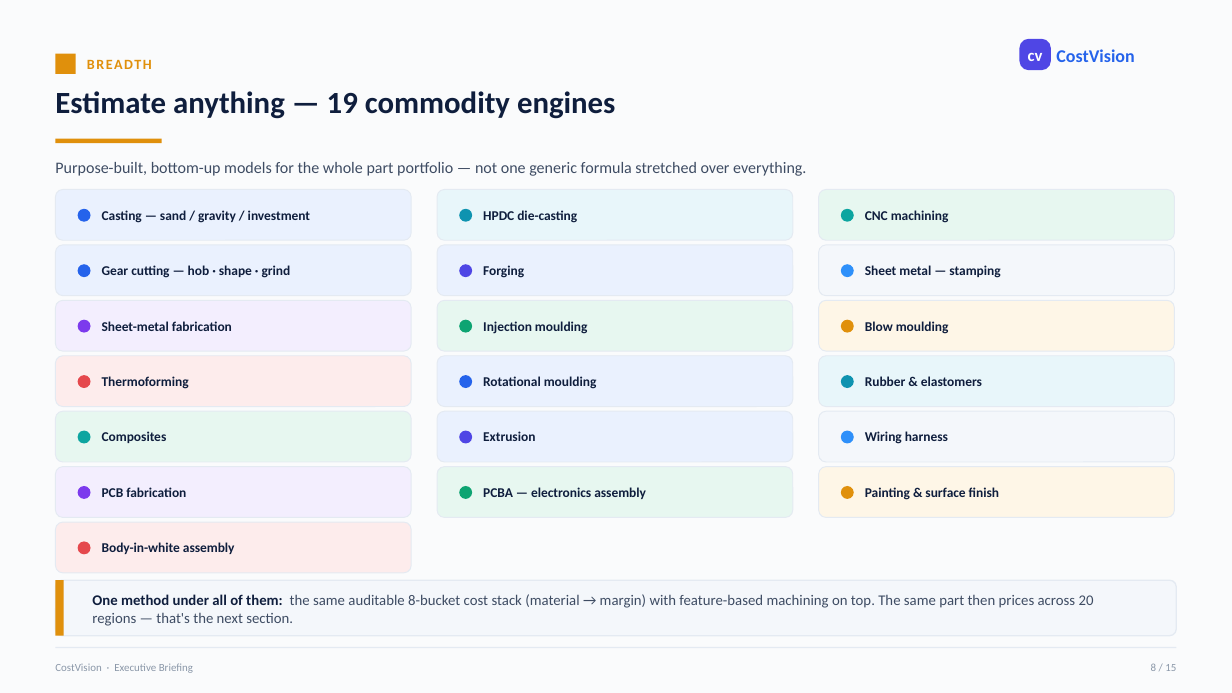
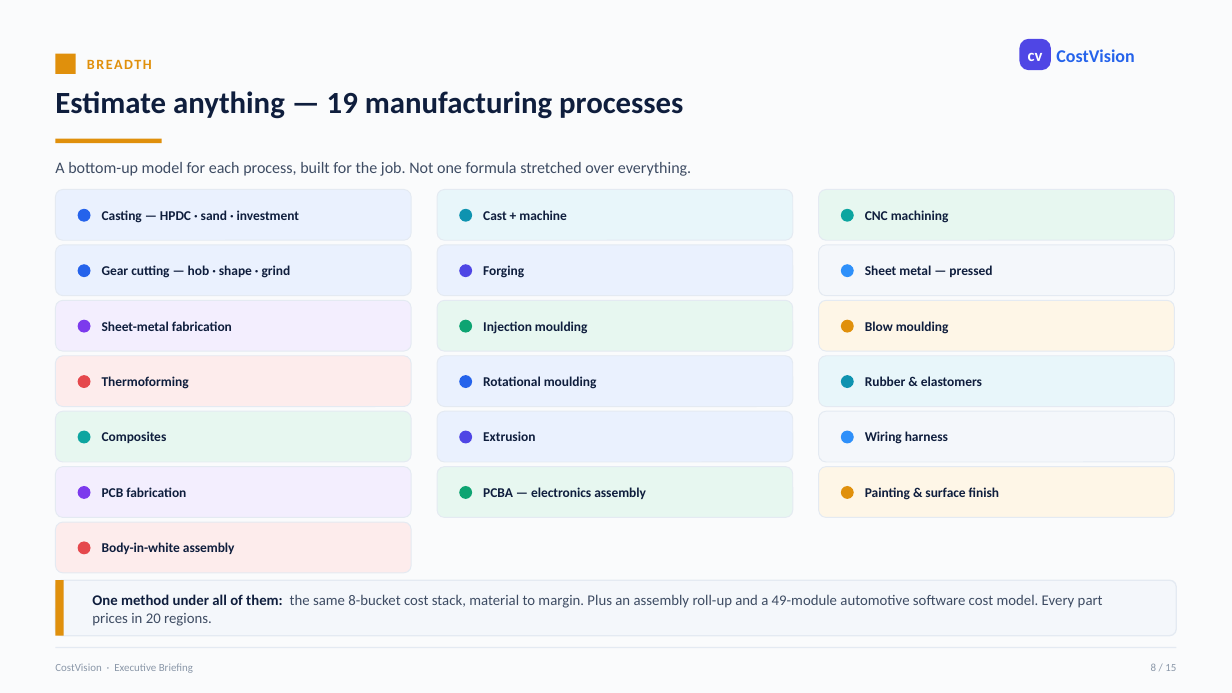
Before and after one commit to bhosaleavinash546/leamington-marathi, a slide deck: slide 8 of CostVision-Executive-Summary.pptx. Drawn at 1232x693 pixels with LibreOffice and Linux fonts; fonts in the diff are those of the drawing. Boxes give left, top, right and bottom in pixels: in the first picture for what was removed or moved away, otherwise in the second. Text is boxed around its words. In the diff, an @@ line names an element or a change of style, - is before the commit and + after.

```diff
--- a/CostVision-Executive-Summary.pptx
+++ b/CostVision-Executive-Summary.pptx
@@ text at [55, 91, 683, 119]: text changed @@
-Estimate anything — 19 commodity engines
+Estimate anything — 19 manufacturing processes
@@ text at [55, 162, 691, 176]: text changed @@
-Purpose-built, bottom-up models for the whole part portfolio — not one generic formula stretched over everything.
+A bottom-up model for each process, built for the job. Not one formula stretched over everything.
@@ text at [102, 210, 299, 223]: text changed @@
-Casting — sand / gravity / investment
+Casting — HPDC · sand · investment
@@ text at [483, 210, 567, 220]: text changed @@
-HPDC die-casting
+Cast + machine
@@ text at [865, 265, 992, 277]: text changed @@
-Sheet metal — stamping
+Sheet metal — pressed
@@ text at [92, 594, 1103, 626]: text changed @@
-One method under all of them: the same auditable 8-bucket cost stack (material → margin) with feature-based machining on top. The same part then prices across 20 regions — that's the next section.
+One method under all of them: the same 8-bucket cost stack, material to margin. Plus an assembly roll-up and a 49-module automotive software cost model. Every part prices in 20 regions.
```
Also in this commit, not shown: 14 other slides changed.
